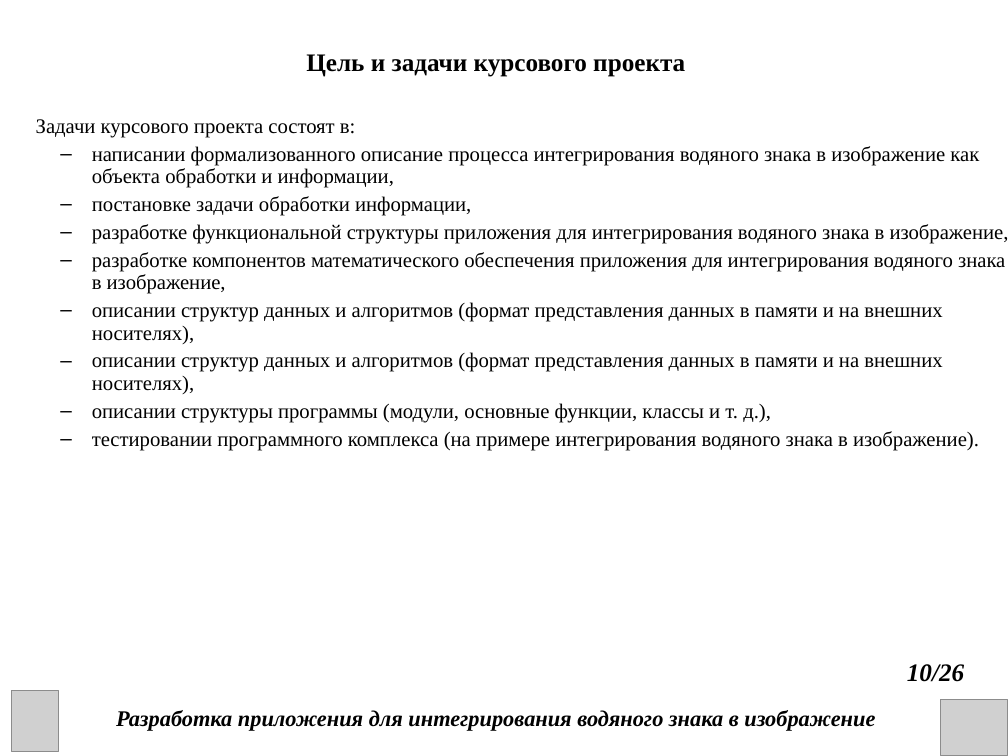
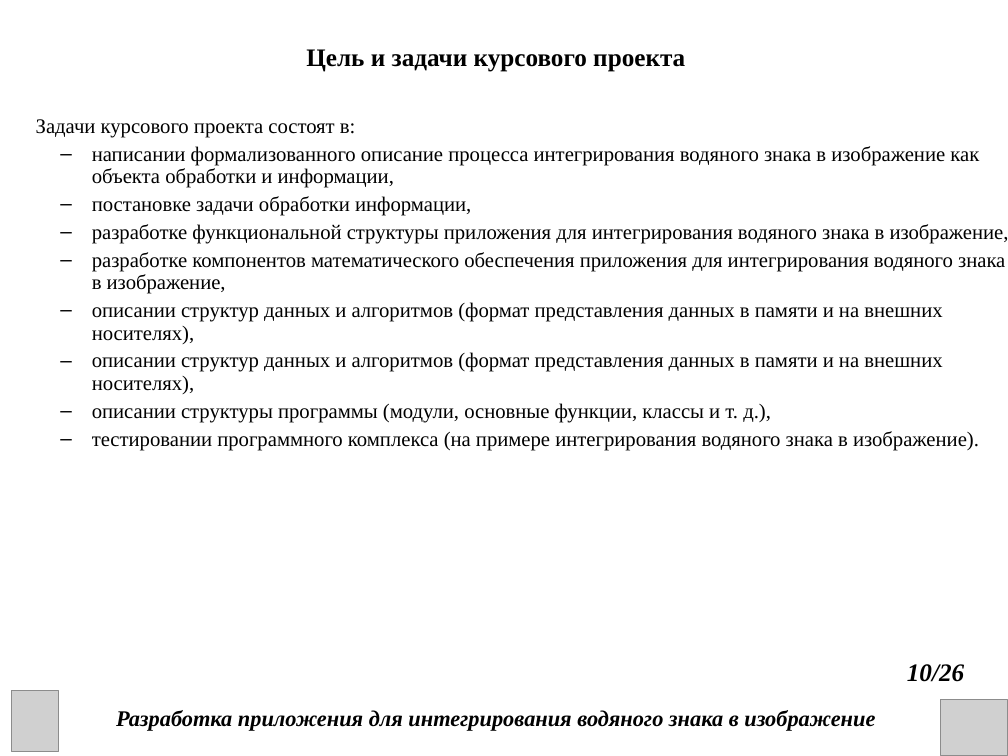
Before and after one commit to DanChoys1/DanChoys, a slide deck: slide 10 of КП презентация.ppt. Drawn at 1008x756 pixels with LibreOffice and Linux fonts; fonts in the diff are those of the drawing; grey boxes stand for pictures. Boxes give left, top, right and bottom in pixels: in the first picture for what was removed or moved away, otherwise in the second. Text is boxed around its words. In the diff, an @@ line names an element or a change of style, - is before the commit and + after.

```diff
--- a/КП презентация.ppt
+++ b/КП презентация.ppt
@@ text "Цель и задачи курсового проекта": place and size @@
-text "Цель и задачи курсового проекта" at (306,54,685,77)
+text "Цель и задачи курсового проекта" at (306,49,685,72)
```
Also in this commit, not shown: 10 other slides changed, 2 other files.
